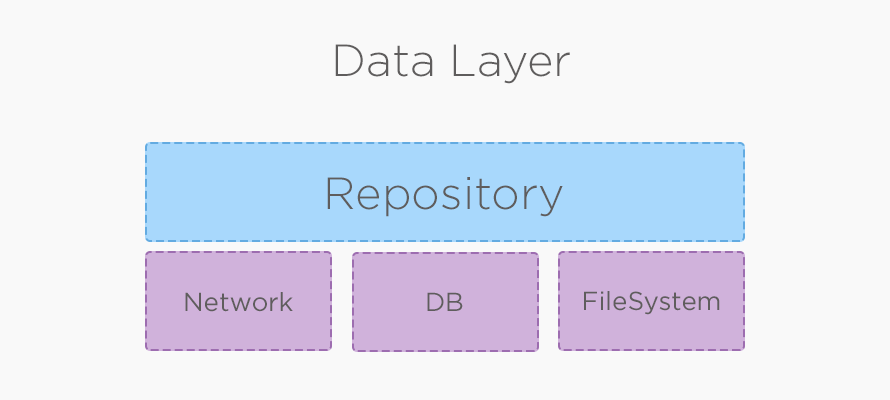
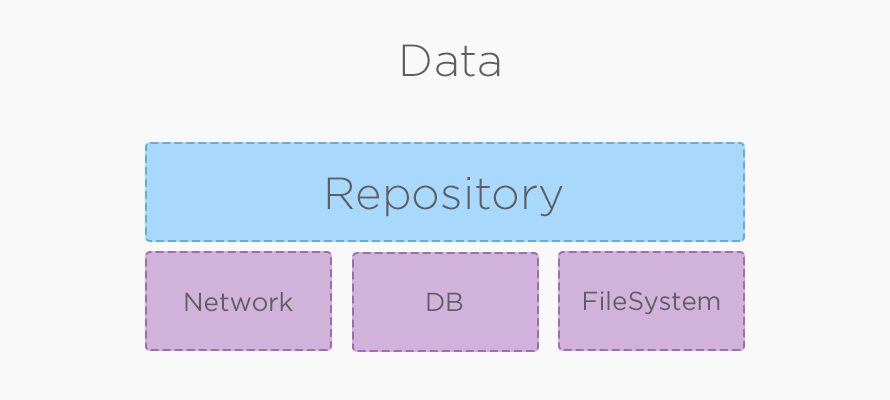
Two versions of the same layered image (w=890, h=400). Layer-by-layer changes:
renamed "Data Layer" to "Data", painted on it over 335, 44, 570, 84
painted on "UseCase 3" over 559, 251, 581, 350
painted on "UseCase 2" over 352, 348, 539, 350
